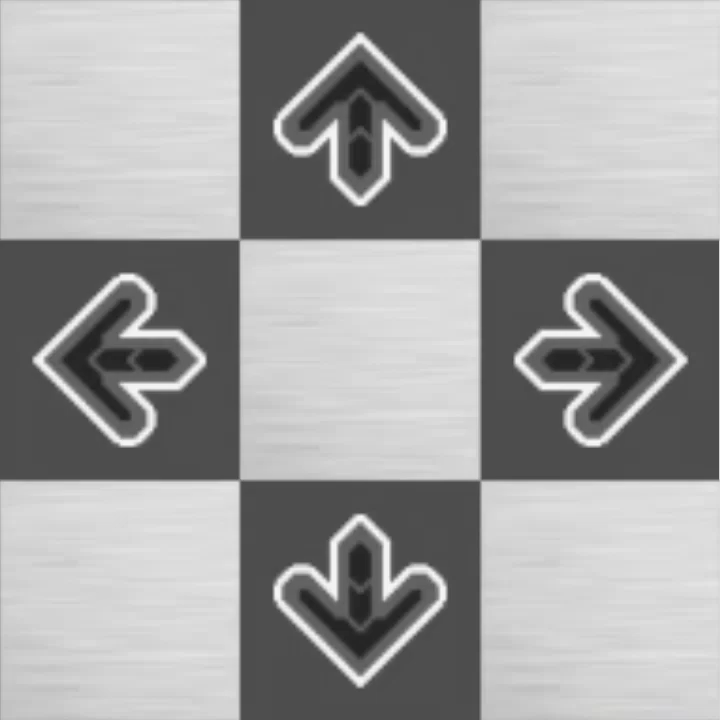
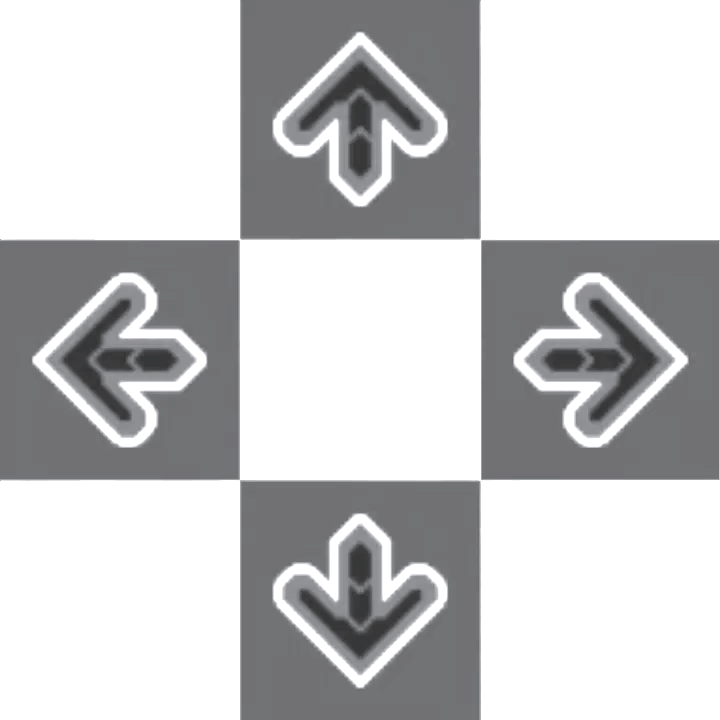
Layers edited between the first and the second 720 x 720 image:
added layer "Left Arrow Lit" above "Left Arrow" over box(0, 239, 240, 481)
added layer "Right Arrow Lit" above "Right Arrow" over box(480, 239, 720, 481)
added layer "Up Arrow Lit" above "Up Arrow" over box(240, 0, 481, 240)
added layer "Down Arrow Lit" above "Down Arrow" over box(240, 480, 481, 720)
hid "Dance Pad Full" over box(0, 0, 720, 720)
